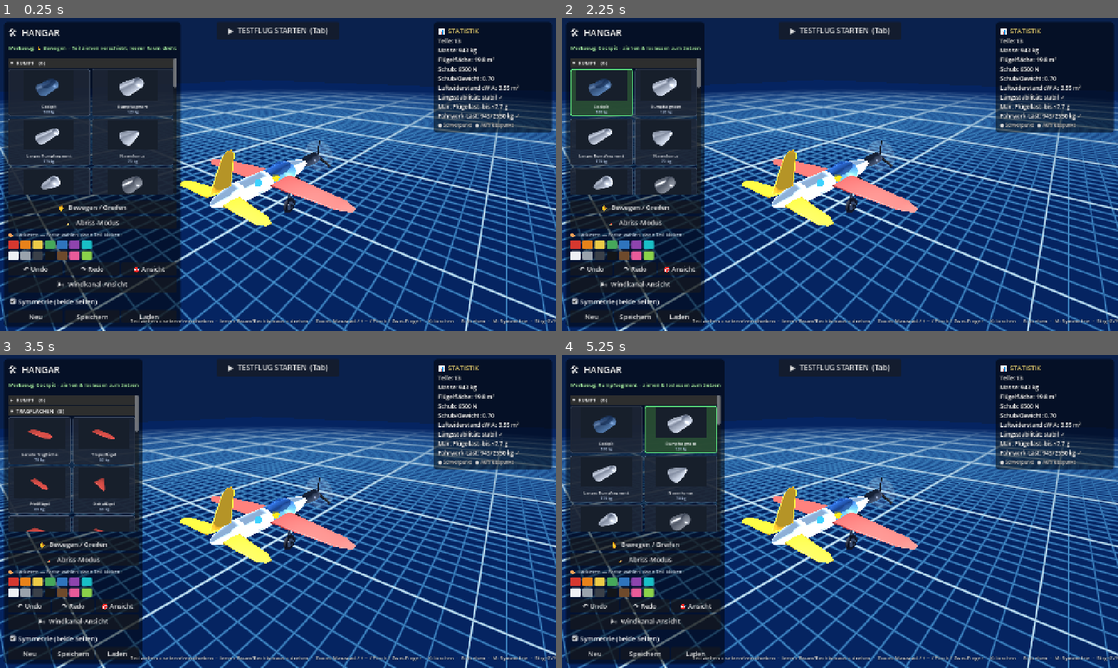
Above: before the commit, frames 1-4 (two rows, left to right).
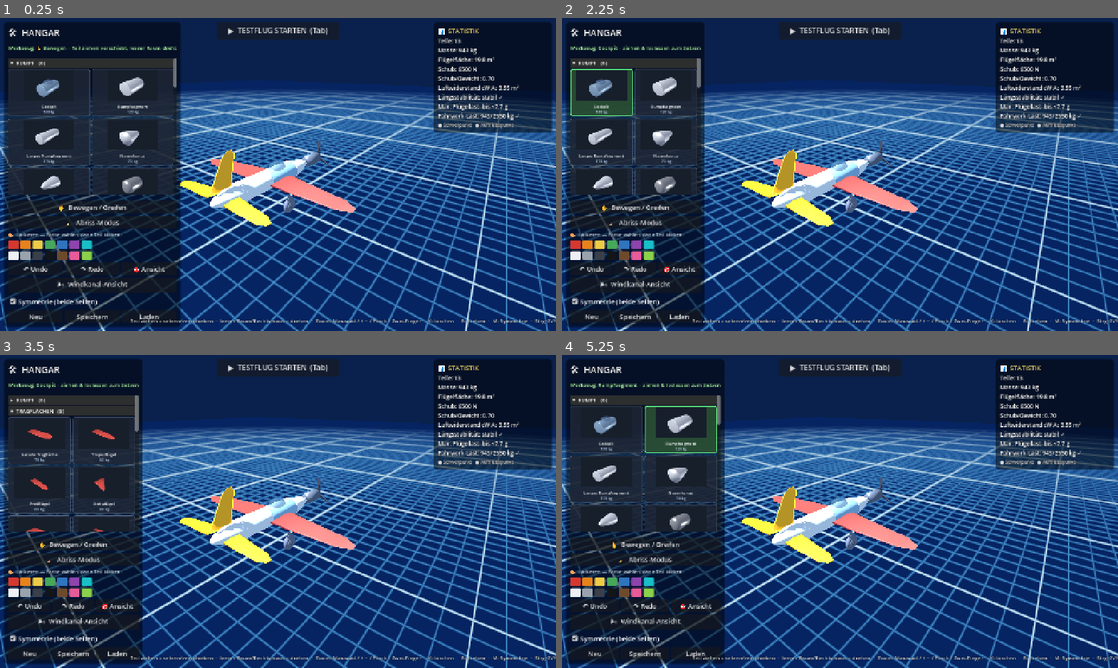
Above: after the commit, the same moments.

Repository: KonstiTheProgrammer/aviasembly
Game: Godot game, scene res://scenes/Main.tscn
The game is run twice, just before and just after one commit, with the same random seed, the same clock (stepped at 60 frames per second) and the same inputs.
Inputs (mouse positions are in pixels of both pictures, inside the frame that each line leads up to):
- Up to frame 1 (0.25 s): no input
- Up to frame 2 (2.25 s): click "▾ RUMPF (6)" at 0.5 s; click "▸ RUMPF (6)" at 1.25 s; click (612, 93) at 2.02 s
- Up to frame 3 (3.5 s): click "▾ RUMPF (6)" at 2.75 s
- Up to frame 4 (5.25 s): click "▸ RUMPF (6)" at 3.5 s; click (600, 430) at 4.27 s; click (667, 430) at 5.02 s

The runs differ from the first frame. In frame 1, 1.8% of the frame differs, in the area x 6-60%, y 18-63%; in frame 2, 1.8%, in the area x 4-60%, y 18-63%; in frame 3, 1.2%; in frame 4, 1.8%.

Commit message:
Bauteil-Modelle in Blender modelliert (glTF) statt prozedural
Rumpf, Nase/Heck, Tank, Cockpit, 2x Prop, 2x Jet, 4x Fahrwerk in Blender 5.1
modelliert (per Blender-MCP/bpy: Lathe-Spin, Bevel, Smooth-Shading, Multi-
Material) und als res://models/<id>.glb exportiert. Glatte, saubere Modelle
statt der klobigen prozeduralen.

PartCatalog.build_visual lädt jetzt zuerst das glTF-Modell (has_model/_attach_model),
Fallback bleibt prozedural (Flügel/Leitwerk + falls glb fehlt). Lackieren via
_recolor_model (nur PAINT_MATS-Slots: body/cockpit_body/tankmetal/engine);
Akzente (Glas, Spinner, Gummi, Glühen) bleiben. "Prop"-Kindknoten erhalten ->
Propeller dreht im Flug. Kollision (col_size-Boxen) + Windkanal-Shader unberührt.

Achsen-Konvention empirisch verifiziert (Blender +Y -> Godot -Z vorne);
Orientierung von Nase/Rad/Prop in Godot per GLTFDocument-AABB geprüft + Hangar-
Screenshot (echtes Fenster) bestätigt. Parse/Boot sauber.

Co-Authored-By: Claude Opus 4.8 <noreply@anthropic.com>

Diff:
--- a/scripts/PartCatalog.gd
+++ b/scripts/PartCatalog.gd
@@ -264,8 +264,22 @@
 # ---------------------------------------------------------------------------
 # Visuelle Erzeugung — gibt einen Node3D zurück (kann mehrere Meshes enthalten)
 # ---------------------------------------------------------------------------
+const MODEL_DIR := "res://models/"
+# Materialnamen aus den Blender-glTF-Modellen, die beim Lackieren umgefärbt werden.
+const PAINT_MATS := ["body", "cockpit_body", "tankmetal", "engine"]
+
+
+static func has_model(id: String) -> bool:
+	return id != "" and ResourceLoader.exists(MODEL_DIR + id + ".glb")
+
+
 static func build_visual(p: Dictionary, col_override := Color(0, 0, 0, 0)) -> Node3D:
 	var root := Node3D.new()
+	# Hochwertiges Blender-Modell (glTF), falls vorhanden — sonst prozedural.
+	var pid: String = p.get("id", "")
+	if has_model(pid):
+		_attach_model(root, pid, col_override)
+		return root
 	var shape: String = p.get("shape", "box")
 	var col: Color = p.get("color", Color.WHITE)
 	if col_override.a > 0.0:   # Lackierung überschreibt die Standardfarbe
@@ -453,6 +467,35 @@
 	return root
 
 
+# Lädt ein Blender-glTF-Modell und hängt es unter root. Beim Lackieren werden
+# die Haupt-Materialien (PAINT_MATS) auf die Wunschfarbe gesetzt; Akzente (Glas,
+# Spinner, Gummi, Auspuff-Glühen ...) bleiben. Der "Prop"-Knoten bleibt erhalten
+# (FlightController dreht ihn im Flug).
+static func _attach_model(root: Node3D, id: String, col_override: Color) -> void:
+	var ps: Resource = load(MODEL_DIR + id + ".glb")
+	if ps == null or not (ps is PackedScene):
+		return
+	var inst: Node = (ps as PackedScene).instantiate()
+	root.add_child(inst)
+	if col_override.a > 0.0:                 # nur bei Lackierung umfärben
+		_recolor_model(inst, col_override)
+
+
+static func _recolor_model(node: Node, col: Color) -> void:
+	for ch in node.get_children():
+		_recolor_model(ch, col)
+	if node is MeshInstance3D:
+		var mi := node as MeshInstance3D
+		if mi.mesh == null:
+			return
+		for i in mi.mesh.get_surface_count():
+			var m := mi.get_active_material(i)
+			if m is StandardMaterial3D and PAINT_MATS.has(m.resource_name):
+				var dup: StandardMaterial3D = m.duplicate()
+				dup.albedo_color = col
+				mi.set_surface_override_material(i, dup)
+
+
 # ---------------------------------------------------------------------------
 # Tragflächen-Mesh (Trapez mit Pfeilung), Spannweite entlang +X, Sehne entlang Z
 # ---------------------------------------------------------------------------
Binary file added: models/cockpit.glb
Not shown, added: models/cockpit.glb.import
Binary file added: models/fueltank.glb
Not shown, added: models/fueltank.glb.import
Binary file added: models/fuselage.glb
Not shown, added: models/fuselage.glb.import
Binary file added: models/fuselage_long.glb
Not shown, added: models/fuselage_long.glb.import
Binary file added: models/jet_engine.glb
Not shown, added: models/jet_engine.glb.import
Binary file added: models/nose.glb
Not shown, added: models/nose.glb.import
(and 17 more such lines)
